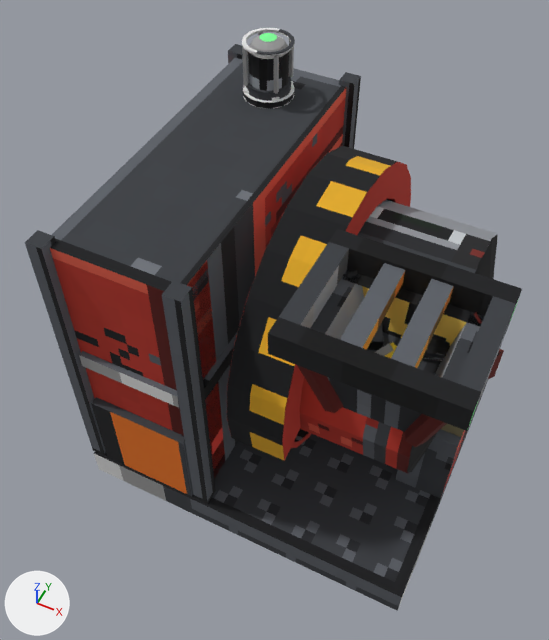
A saved change to the glTF model computers/src/main/resources/assets/jsc/jsmodels/chain/grinder.glb.
Both versions are drawn from a 50 mm camera at (1.61, -3.25, 3.21) aimed at (0.34, -0.7, 0.03). Arrows for +X, +Y and +Z are at lower left; the lights stay in place. The older version comes first. Where no turn or scale is listed for an object, it has been applied to the vertices. Vertices at exactly the same position are counted once.

The scene before the commit, as lines of its bpy script (objects in view):
```python
me_body = bpy.data.meshes.new('body')
me_body.from_pydata(...)  # 2354 vertices, 2364 faces; spans x -0.02..2.05, y -2.05..0.02, z 64.0..66.21
me_body.materials.append(mat_grinder)
me_body_glow = bpy.data.meshes.new('body_glow')
me_body_glow.from_pydata(...)  # 256 vertices, 192 faces; spans x 0.281..0.5, y -0.484..-0.266, z 65.963..66.213
me_body_glow.materials.append(mat_grinder)
me_body_tint_feed = bpy.data.meshes.new('body_tint_feed')
me_body_tint_feed.from_pydata(...)  # a box spanning x 1.413..1.888, y -1.9..-1.531, z 65.65..65.688
me_body_tint_feed.materials.append(mat_grinder)
me_part_0 = bpy.data.meshes.new('part_0')
me_part_0.from_pydata(...)  # 240 vertices, 160 faces; spans x -0.25..0.62, y -0.81..0.81, z -0.81..0.81
me_part_0.materials.append(mat_grinder)
ob_body = bpy.data.objects.new('body', me_body)
ob_body.location = (-0.5, 0.5, -65.0)
ob_body_glow = bpy.data.objects.new('body_glow', me_body_glow)
ob_body_glow.location = (-0.5, 0.5, -65.0)
ob_body_tint_feed = bpy.data.objects.new('body_tint_feed', me_body_tint_feed)
ob_body_tint_feed.location = (-0.5, 0.5, -65.0)
ob_part_0 = bpy.data.objects.new('part_0', me_part_0)
ob_part_0.location = (0.688, -0.469, 0.0)
```
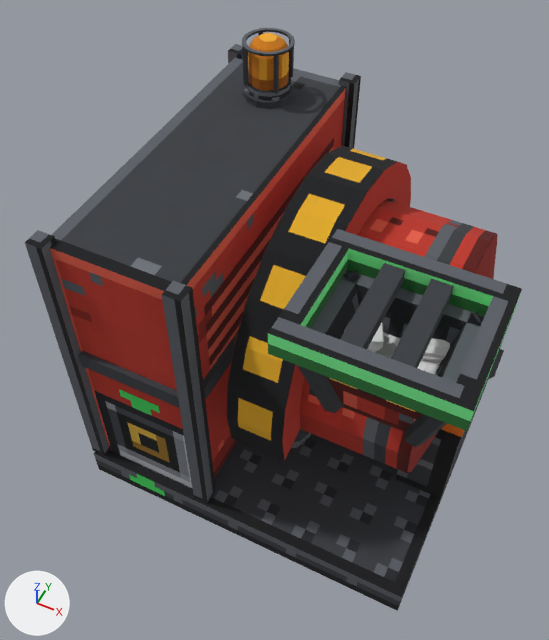
What changed in the scene script:
```text
Change me_body:
    used by ob_body; location = (-0.5, 0.5, -65.0)
    remove me_body.from_pydata(...)  # 2354 vertices, 2364 faces; spans x -0.02..2.05, y -2.05..0.02, z 64.0..66.21
    add me_body.from_pydata(...)  # 2338 vertices, 2340 faces; spans x -0.02..2.05, y -2.05..0.02, z 64.0..66.21
    me_body part 1: the loose piece of 8 vertices spanning x 0.09..0.69, y -1.98..-1.94, z 64.19..64.75 is deleted
    me_body part 2: the loose piece of 8 vertices spanning x 0.0..0.03, y -0.88..-0.12, z 64.19..64.75 is deleted
    me_body part 3: 2192 kept faces spanning x -0.02..2.05, y -2.05..0.02, z 64.0..66.21 get new texture (UV) coordinates
Change me_body_glow:
    used by ob_body_glow; location = (-0.5, 0.5, -65.0)
    remove me_body_glow.from_pydata(...)  # 256 vertices, 192 faces; spans x 0.281..0.5, y -0.484..-0.266, z 65.963..66.213
    add me_body_glow.from_pydata(...)  # 276 vertices, 202 faces; spans x -0.017..2.0, y -2.001..0.0, z 64.0..66.213
    me_body_glow part 4
    20 vertices are added at x -0.017..2.0, y -2.001..0.0, z 64.0..65.906
    10 new faces join them
    me_body_glow part 5: 192 kept faces spanning x 0.281..0.5, y -0.484..-0.266, z 65.963..66.213 get new texture (UV) coordinates
Change me_body_tint_feed:
    where me_body_tint_feed.from_pydata(...)  # 8 vertices, 12 faces; spans x 1.413..1.888, y -1.9..-1.531, z 65.65..65.688
    used by ob_body_tint_feed; location = (-0.5, 0.5, -65.0)
    me_body_tint_feed part 6: texture (UV) coordinates of 12 of 12 faces, centred in x 1.413..1.888, y -1.9..-1.531, z 65.65..65.688, changed; they spanned u 0.0..0.31, v 0.18..0.38 and now span u 0.29..0.63, v 0.17..0.38
Change me_part_0:
    where me_part_0.from_pydata(...)  # 240 vertices, 160 faces; spans x -0.25..0.62, y -0.81..0.81, z -0.81..0.81
    used by ob_part_0; location = (0.688, -0.469, 0.0)
    me_part_0 part 7: texture (UV) coordinates of 160 of 160 faces, centred in x -0.16..0.33, y -0.81..0.81, z -0.81..0.81, changed; they spanned u 0.0..1.0, v 0.23..0.73 and now span u 0.0..1.0, v 0.19..0.73
```

Boxes [x1, y1, x2, y2] around the edits, measured in the pictures (549 x 640 px):
part 1 of me_body, deleted: before [91, 397, 193, 496]
part 2 of me_body, deleted (red): before [187, 260, 211, 324]
part 3 of me_body, surface changed: [25, 28, 521, 611] in both
part 4 of me_body_glow, added: after [119, 390, 165, 496]
part 5 of me_body_glow, surface changed (grey to brown): [248, 35, 289, 91] in both
part 6 of me_body_tint_feed, surface changed: [369, 332, 440, 375] in both
part 7 of me_part_0, surface changed: [291, 200, 497, 473] in both
